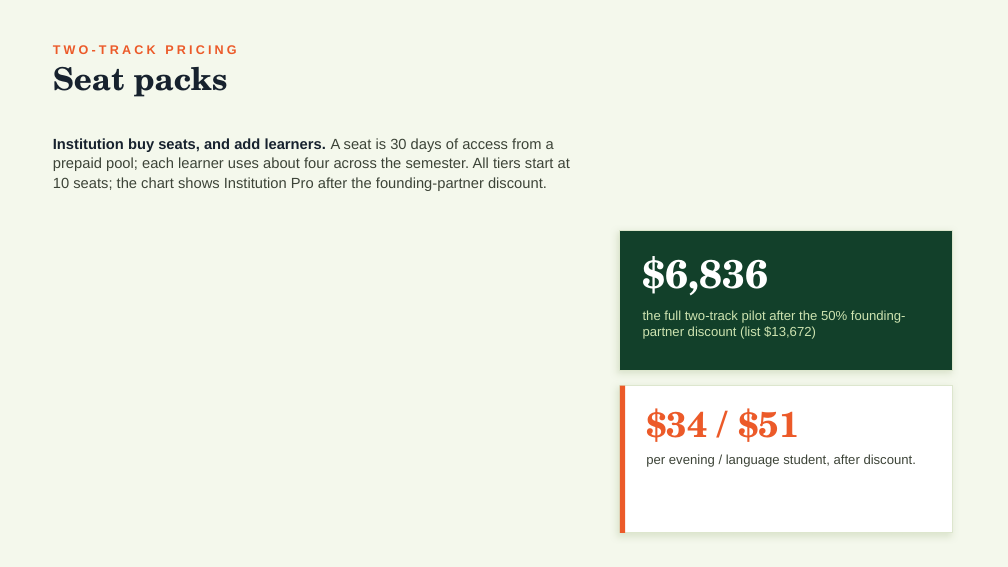
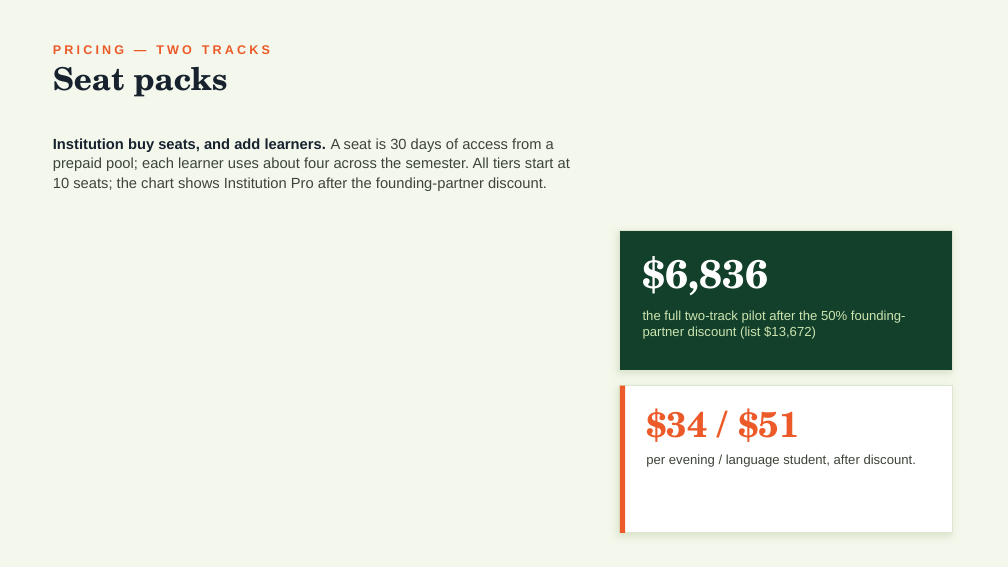
Before and after one commit to Ikechisaviour/Lingo-Booth1, a slide deck: slide 8 of kumoh-pilot/Kumoh_Pitch_Deck.pptx. Drawn at 1008x567 pixels with LibreOffice and Linux fonts; fonts in the diff are those of the drawing. Boxes give left, top, right and bottom in pixels: in the first picture for what was removed or moved away, otherwise in the second. Text is boxed around its words. In the diff, an @@ line names an element or a change of style, - is before the commit and + after.

```diff
--- a/kumoh-pilot/Kumoh_Pitch_Deck.pptx
+++ b/kumoh-pilot/Kumoh_Pitch_Deck.pptx
@@ text at (x1=53, y1=45, x2=270, y2=54): text changed @@
-TWO-TRACK PRICING
+PRICING — TWO TRACKS
```
Also in this commit, not shown: 6 other slides changed, 42 other files.
